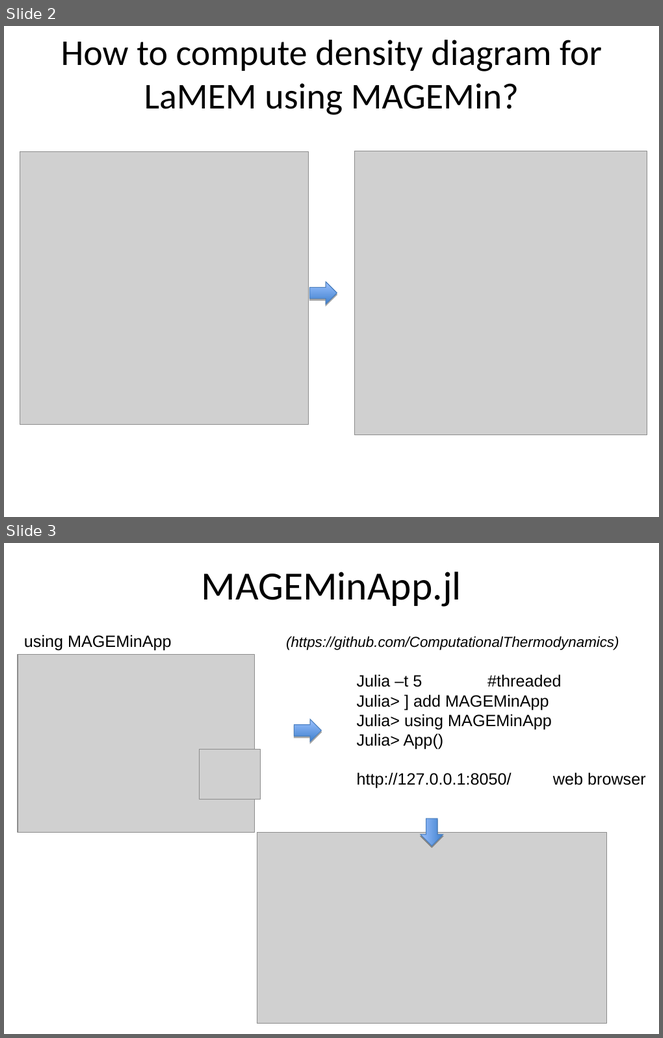
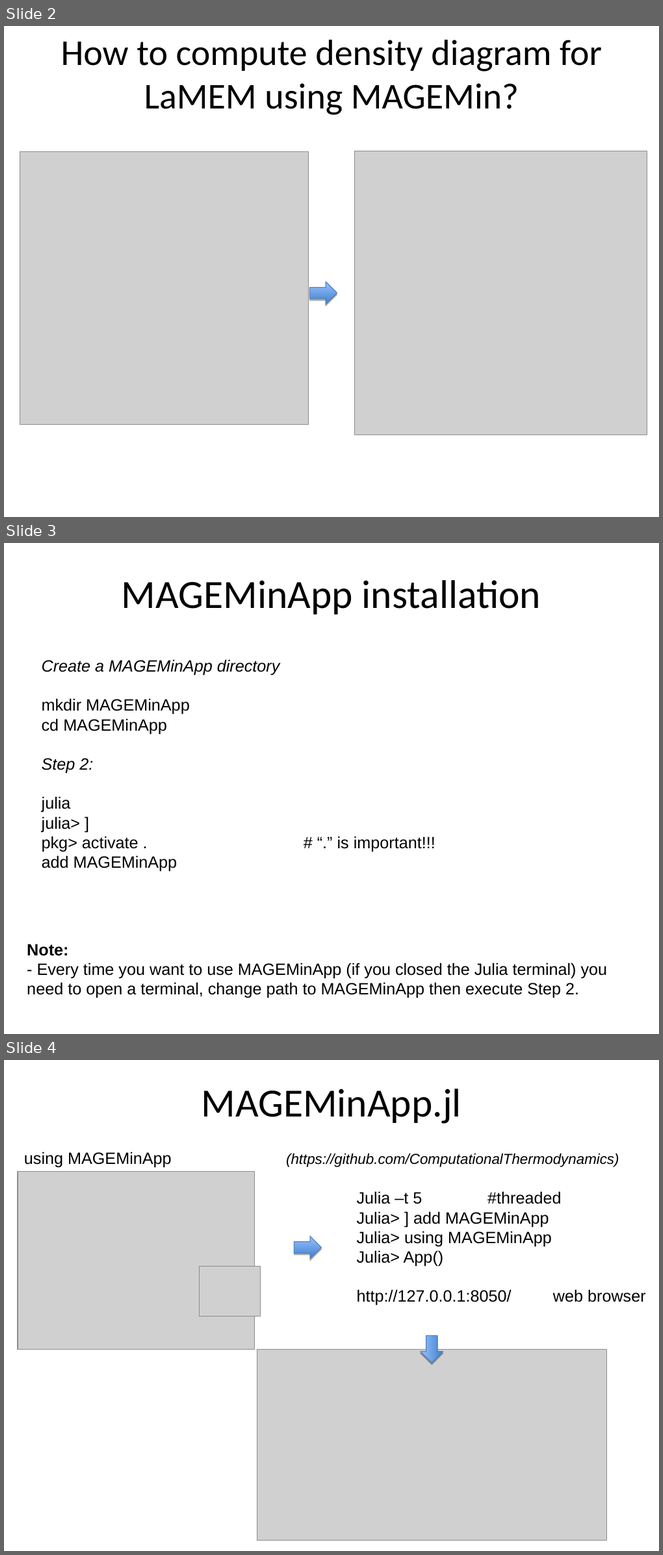
Before and after one commit to NicolasRiel/Heidelberg_LaMEM_course, a slide deck: ppt/Day2_B_density_diagrams_MAGEMin.ppt. Shown one above the other, each under a label of ours: slides 2 and 3 before the commit, slides 2, 3 and 4 after it. The pictures are 663x1038 and 663x1555 pixels, drawn with LibreOffice and Linux fonts; fonts in the diff are those of the drawing; grey boxes stand for pictures. Boxes give left, top, right and bottom in pixels: in the first picture for what was removed or moved away, otherwise in the second. Text is boxed around its words. In the diff, an @@ line names an element or a change of style, - is before the commit and + after.

```diff
--- a/ppt/Day2_B_density_diagrams_MAGEMin.ppt
+++ b/ppt/Day2_B_density_diagrams_MAGEMin.ppt
@@ slide 3 added at [4, 543, 659, 1034], background #FFFFFF @@
@@ title added at [122, 580, 541, 615], 44 pt, text #000000 @@
+MAGEMinApp installation
@@ text added at [42, 659, 436, 852], 18 pt, text #000000 @@
+Create a MAGEMinApp directory
+mkdir MAGEMinApp
+cd MAGEMinApp
+Step 2:
+julia
+julia> ]
+pkg> activate . # “.” is important!!!
+add MAGEMinApp
@@ text added at [27, 944, 608, 999], 18 pt, text #000000 @@
+Note:
+- Every time you want to use MAGEMinApp (if you closed the Julia terminal) you need to open a terminal, change path to MAGEMinApp then execute Step 2.
@@ what was slide 3 is now slide 4 @@
```
Also in this commit, not shown: 1 slide changed, 19 other files.
